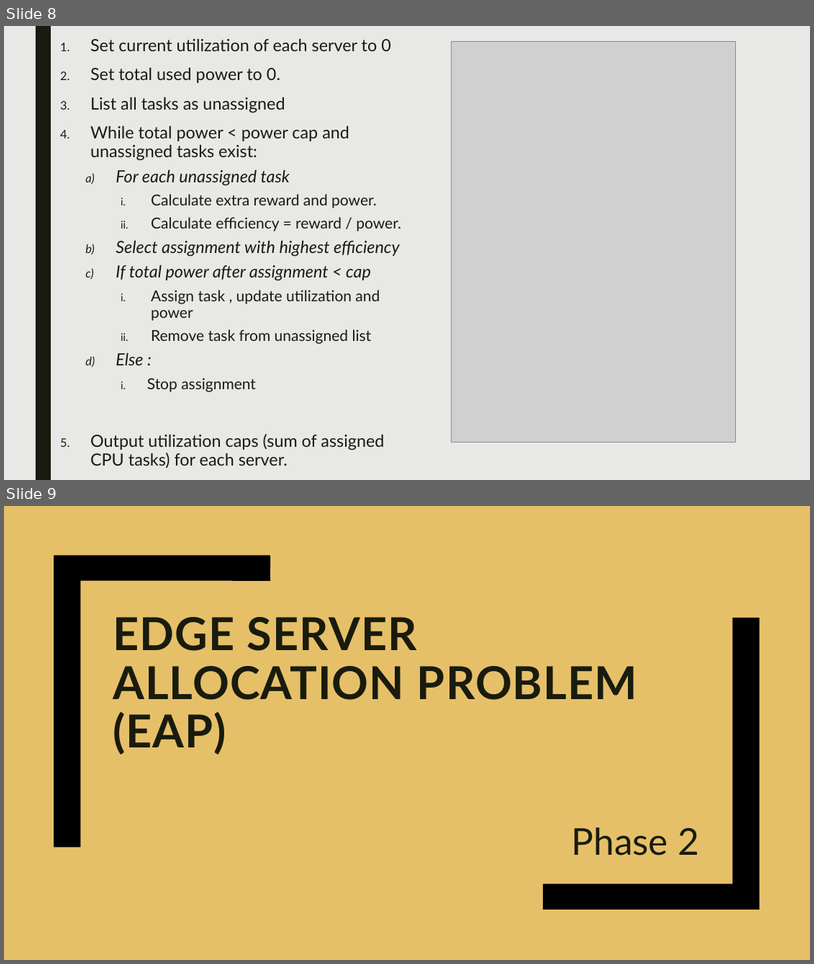
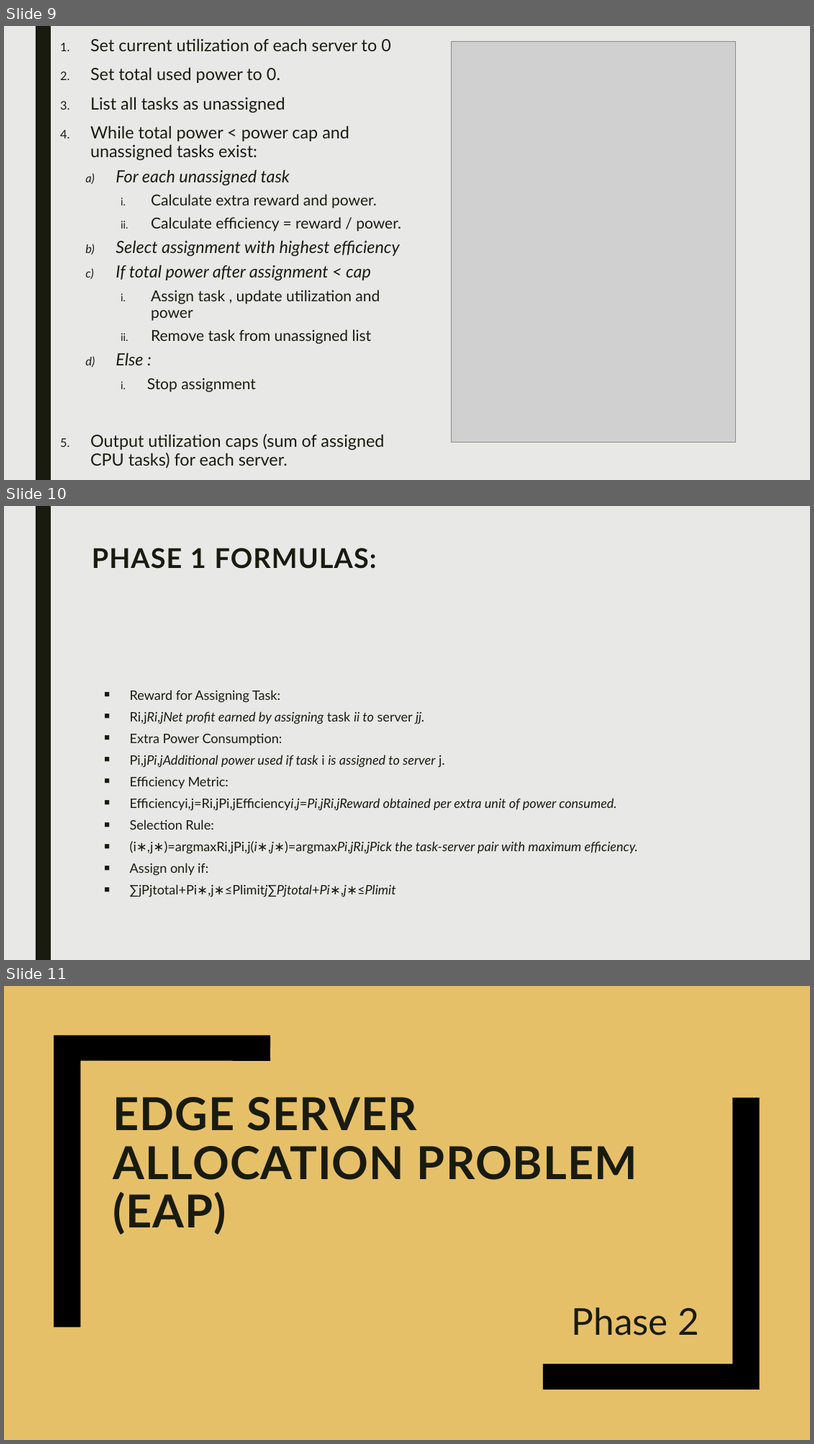
Before and after one commit to 23CSE362-edge-computing-2025-26-odd/capstone-project-13_weedge, a slide deck: Documentation/Review 1.pptx. Shown one above the other, each under a label of ours: slides 8 and 9 before the commit, slides 9, 10 and 11 after it. The pictures are 814x964 and 814x1444 pixels, drawn with LibreOffice and Linux fonts; fonts in the diff are those of the drawing; grey boxes stand for pictures. Boxes give left, top, right and bottom in pixels: in the first picture for what was removed or moved away, otherwise in the second. Text is boxed around its words. In the diff, an @@ line names an element or a change of style, - is before the commit and + after.

```diff
--- a/Documentation/Review 1.pptx
+++ b/Documentation/Review 1.pptx
@@ slide 10 added at (4,506,810,960), background #E8E8E7; not listed: 1 template element that a slide beside it also shows @@
@@ title added at (92,548,377,569), 32.4 pt, text #191B0E, bold @@
+PHASE 1 FORMULAS:
@@ text added at (130,690,638,897), 15.5 pt, text #191B0E @@
+■ Reward for Assigning Task:
+■ Ri,jRi,jNet profit earned by assigning task ii to server jj.
+■ Extra Power Consumption:
+■ Pi,jPi,jAdditional power used if task i is assigned to server j.
+■ Efficiency Metric:
+■ Efficiencyi,j=Ri,jPi,jEfficiencyi,j=Pi,jRi,jReward obtained per extra unit of power consumed.
+■ Selection Rule:
+■ (i∗,j∗)=argmaxRi,jPi,j(i∗,j∗)=argmaxPi,jRi,jPick the task-server pair with maximum efficiency.
+■ Assign only if:
+■ ∑jPjtotal+Pi∗,j∗≤Plimitj∑Pjtotal+Pi∗,j∗≤Plimit
@@ what was slide 8 is now slide 9 @@
@@ what was slide 9 is now slide 11 @@
```
Also in this commit, not shown: 1 other slide added, 1 other file.
